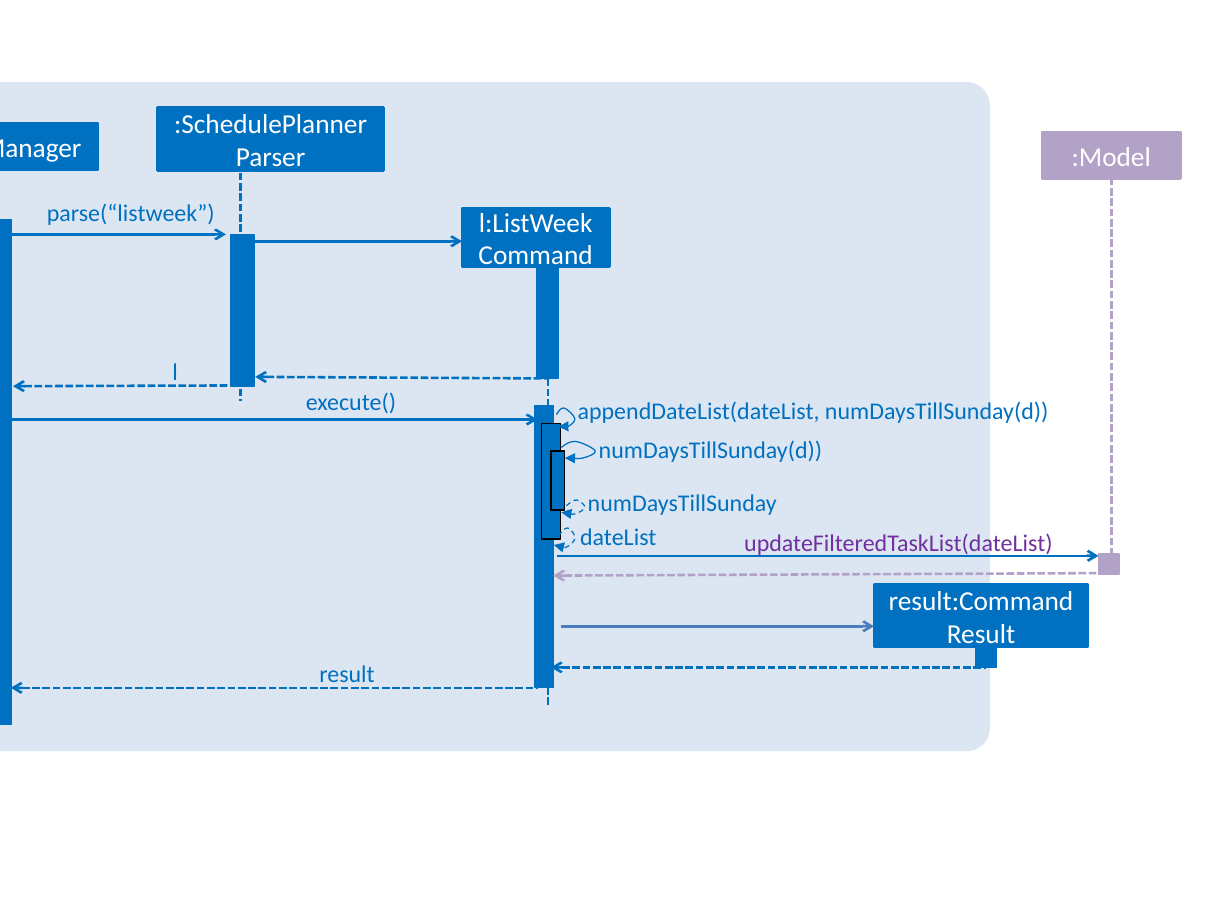
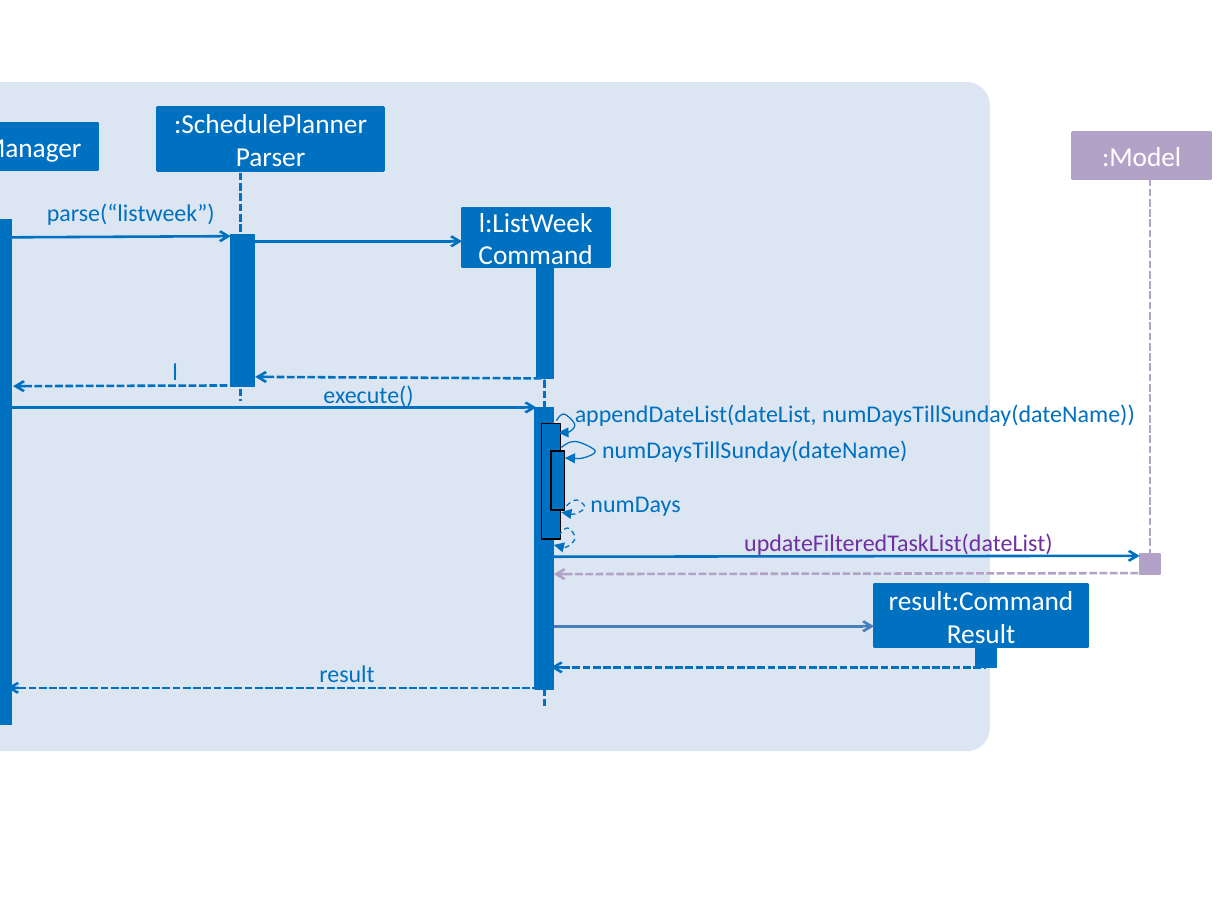
Before and after one commit to nus-cs2103-AY1819S1/addressbook-level4, a slide deck: slide 1 of docs/diagrams/ListWeekSequenceDiagram.pptx. Drawn at 1232x924 pixels with LibreOffice and Linux fonts; fonts in the diff are those of the drawing. Boxes give left, top, right and bottom in pixels: in the first picture for what was removed or moved away, otherwise in the second. Text is boxed around its words. In the diff, an @@ line names an element or a change of style, - is before the commit and + after.

Commit message:
fix: ListWeek sequence diagram

```diff
--- a/docs/diagrams/ListWeekSequenceDiagram.pptx
+++ b/docs/diagrams/ListWeekSequenceDiagram.pptx
@@ rectangle ":Model": place and size @@
-rectangle ":Model" at [1042,132,1181,179]
+rectangle ":Model" at [1072,132,1211,179]
@@ line moved from (1111, 177) - (1111, 559) to (1149, 179) - (1149, 559) @@
@@ arrow moved from (11, 234) - (225, 234) to (12, 238) - (230, 237) @@
@@ rectangle: place and size @@
-rectangle at [536,267,558,379]
+rectangle at [536,267,553,379]
@@ line moved from (548, 347) - (548, 705) to (545, 350) - (545, 706) @@
@@ text "execute()": place and size @@
-text "execute()" at [306,392,396,413]
+text "execute()" at [323,385,413,409]
@@ arrow moved from (11, 420) - (537, 420) to (10, 408) - (536, 408) @@
@@ freeform shape: place and size @@
-freeform shape at [557,408,575,426]
+freeform shape at [557,414,575,432]
@@ text at [575,405,1135,426]: text changed @@
-appendDateList(dateList, numDaysTillSunday(d))
+appendDateList(dateList, numDaysTillSunday(dateName))
@@ text at [602,440,907,462]: text changed @@
-numDaysTillSunday(d))
+numDaysTillSunday(dateName)
@@ text at [590,496,680,516]: text changed @@
-numDaysTillSunday
+numDays
@@ text removed at [580,528,656,545] @@
-dateList
@@ arrow moved from (557, 556) - (1099, 556) to (554, 557) - (1140, 556) @@
@@ rectangle: place and size @@
-rectangle at [1099,554,1120,574]
+rectangle at [1140,554,1161,574]
@@ arrow moved from (553, 575) - (1099, 573) to (554, 574) - (1141, 573) @@
@@ arrow moved from (561, 626) - (873, 626) to (554, 626) - (873, 626) @@
@@ arrow moved from (11, 687) - (537, 687) to (7, 687) - (533, 687) @@
```
Also in this commit, not shown: 1 other file.
